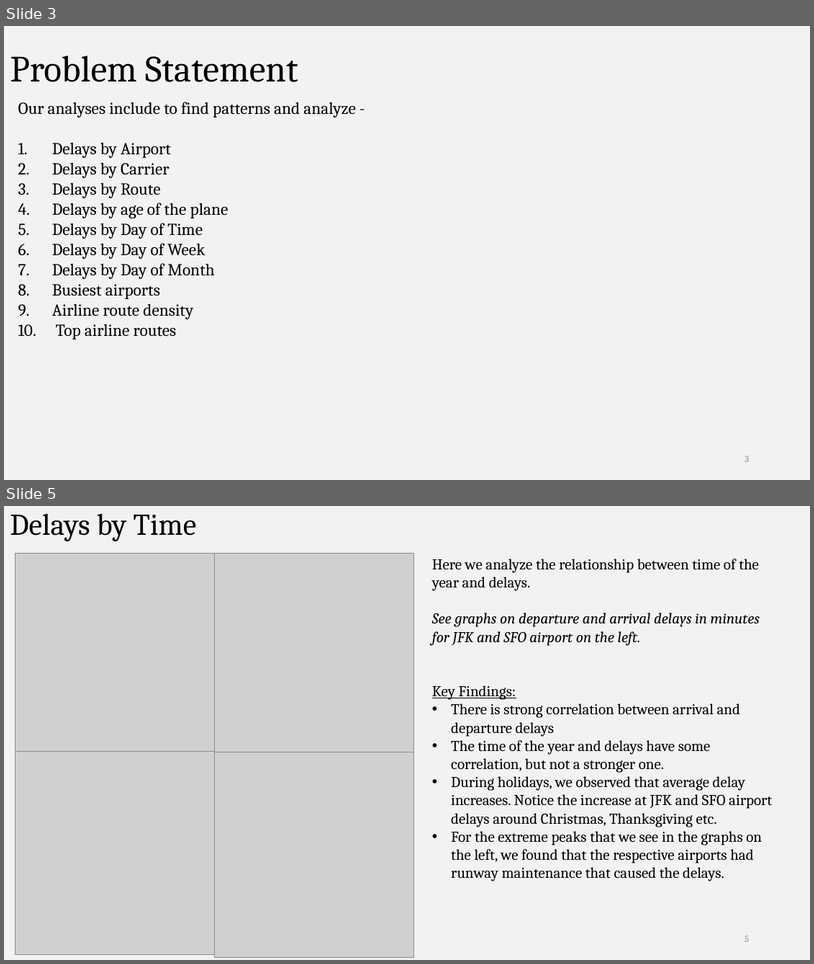
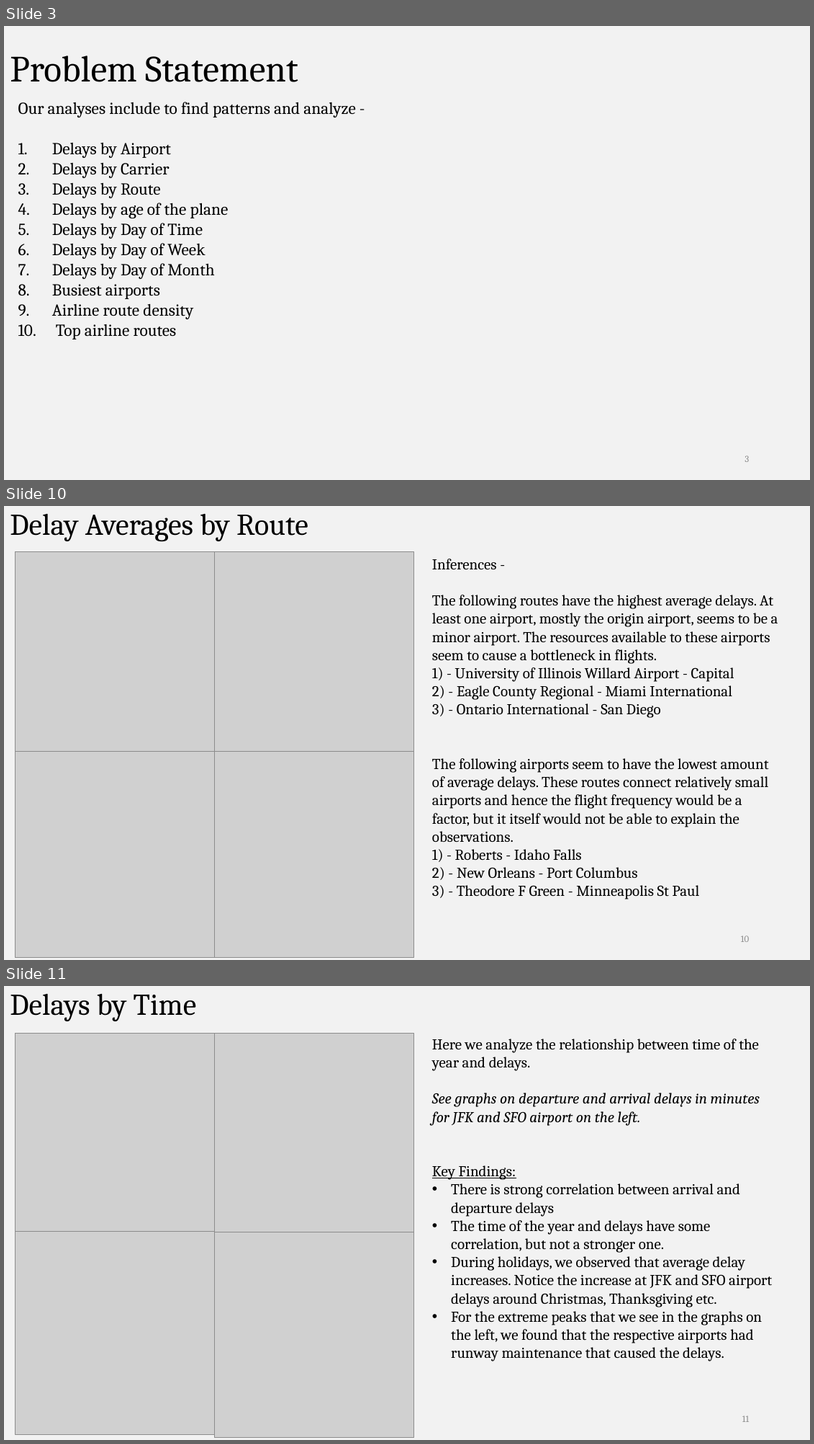
Before and after one commit to divyakkm/open-data-2014-airline, a slide deck: Analyzing Airline On-Time Data.pptx. Shown one above the other, each under a label of ours: slides 3 and 5 before the commit, slides 3, 10 and 11 after it; the slides between them are not shown. The pictures are 814x964 and 814x1444 pixels, drawn with LibreOffice and Linux fonts; fonts in the diff are those of the drawing; grey boxes stand for pictures. Boxes give left, top, right and bottom in pixels: in the first picture for what was removed or moved away, otherwise in the second. Text is boxed around its words. In the diff, an @@ line names an element or a change of style, - is before the commit and + after.

Commit message:
Updated slide with graphs and inferences.

```diff
--- a/Analyzing Airline On-Time Data.pptx
+++ b/Analyzing Airline On-Time Data.pptx
@@ slide 10 added at (4, 506, 810, 960), background #F2F2F2 @@
@@ title added at (10, 514, 309, 542), 36 pt, text #000000 @@
+Delay Averages by Route
@@ picture added at (15, 551, 214, 752) @@
@@ picture added at (214, 551, 414, 752) @@
@@ text added at (432, 559, 779, 899), 18 pt, text #000000 @@
+Inferences -
+The following routes have the highest average delays. At least one airport, mostly the origin airport, seems to be a minor airport. The resources available to these airports seem to cause a bottleneck in flights.
+1) - University of Illinois Willard Airport - Capital
+2) - Eagle County Regional - Miami International
+3) - Ontario International - San Diego
+The following airports seem to have the lowest amount of average delays. These routes connect relatively small airports and hence the flight frequency would be a factor, but it itself would not be able to explain the observations.
+1) - Roberts - Idaho Falls
+2) - New Orleans - Port Columbus
+3) - Theodore F Green - Minneapolis St Paul
@@ picture added at (15, 752, 214, 957) @@
@@ picture added at (214, 752, 414, 957) @@
@@ page number added at (741, 935, 749, 942), 11 pt, text #8C8C8C @@
+10
@@ what was slide 5 is now slide 11 @@
@@ page number at (743, 1415, 749, 1422): text changed @@
-5
+11
```
Also in this commit, not shown: 11 other slides added, 2 slides removed.
